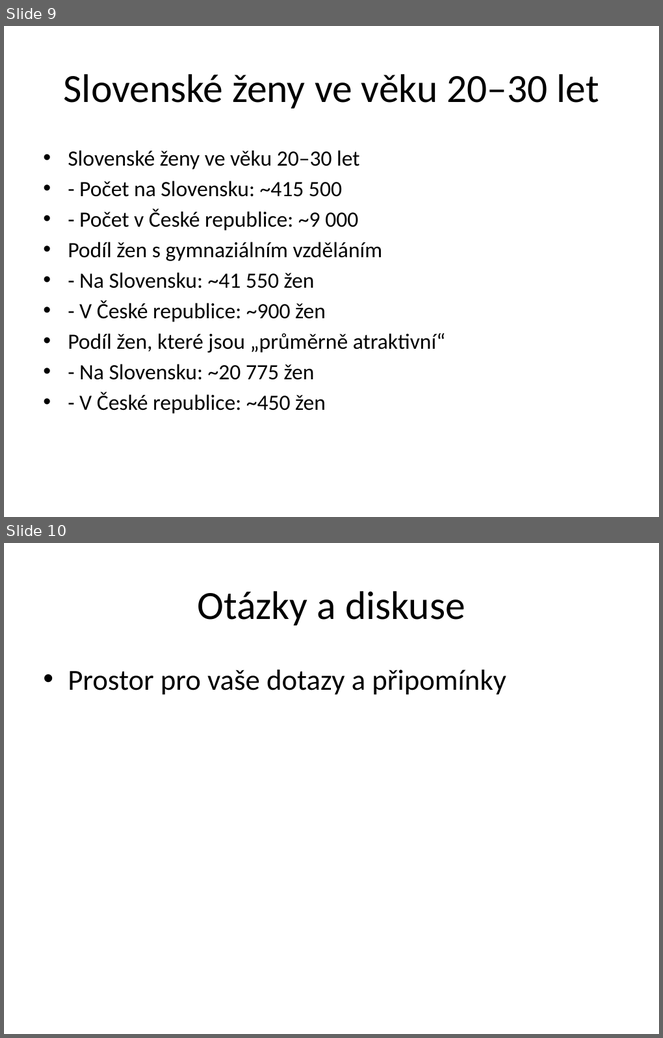
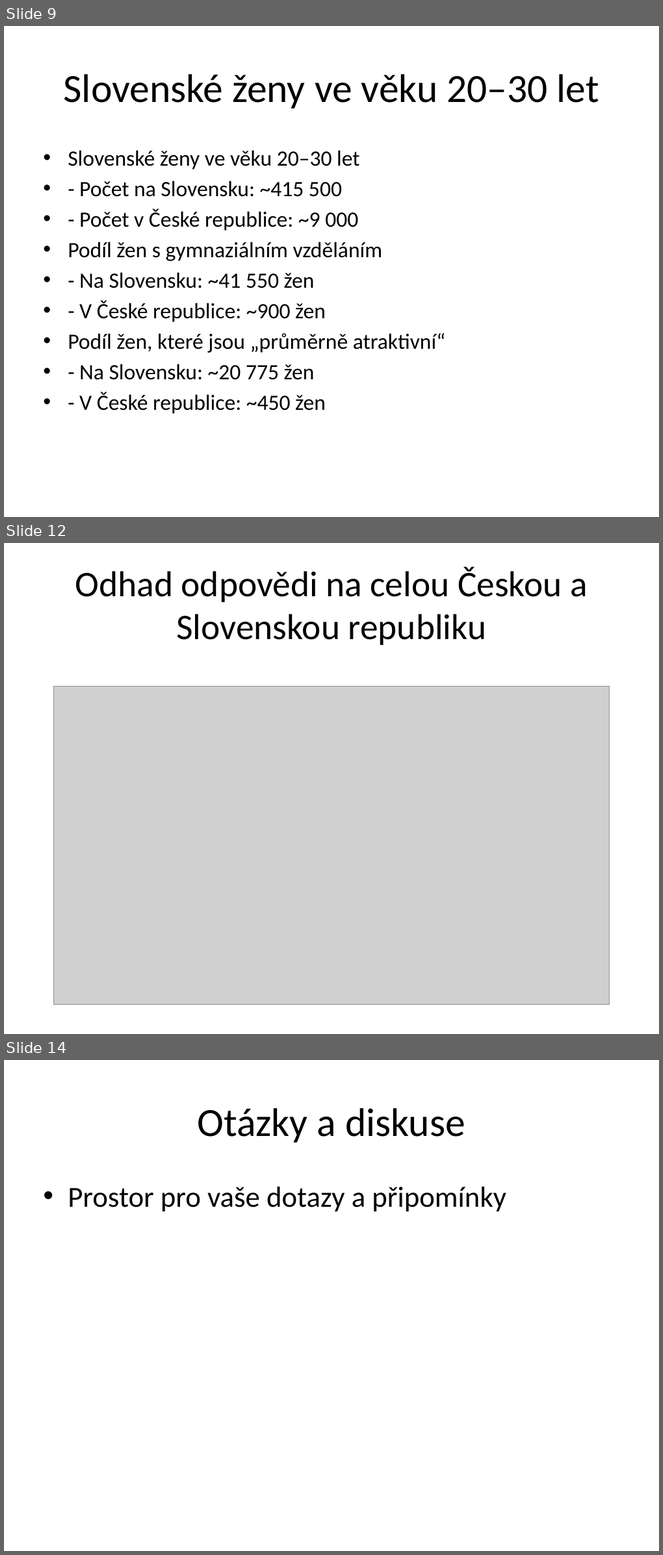
Before and after one commit to VelkaSunka/Slovakian_woman_propability, a slide deck: demograficka_analyza_slovensko.pptx. Shown one above the other, each under a label of ours: slides 9 and 10 before the commit, slides 9, 12 and 14 after it; the slides between them are not shown. The pictures are 663x1038 and 663x1555 pixels, drawn with LibreOffice and Linux fonts; fonts in the diff are those of the drawing; grey boxes stand for pictures. Boxes give left, top, right and bottom in pixels: in the first picture for what was removed or moved away, otherwise in the second. Text is boxed around its words. In the diff, an @@ line names an element or a change of style, - is before the commit and + after.

```diff
--- a/demograficka_analyza_slovensko.pptx
+++ b/demograficka_analyza_slovensko.pptx
@@ slide 12 added at (x1=4, y1=543, x2=659, y2=1034), background #FFFFFF @@
@@ title added at (x1=76, y1=566, x2=588, y2=645), 39.6 pt, text #000000 @@
+Odhad odpovědi na celou Českou a Slovenskou republiku
@@ picture added at (x1=54, y1=687, x2=609, y2=1005) @@
@@ what was slide 10 is now slide 14 @@
```
Also in this commit, not shown: 3 other slides added.
